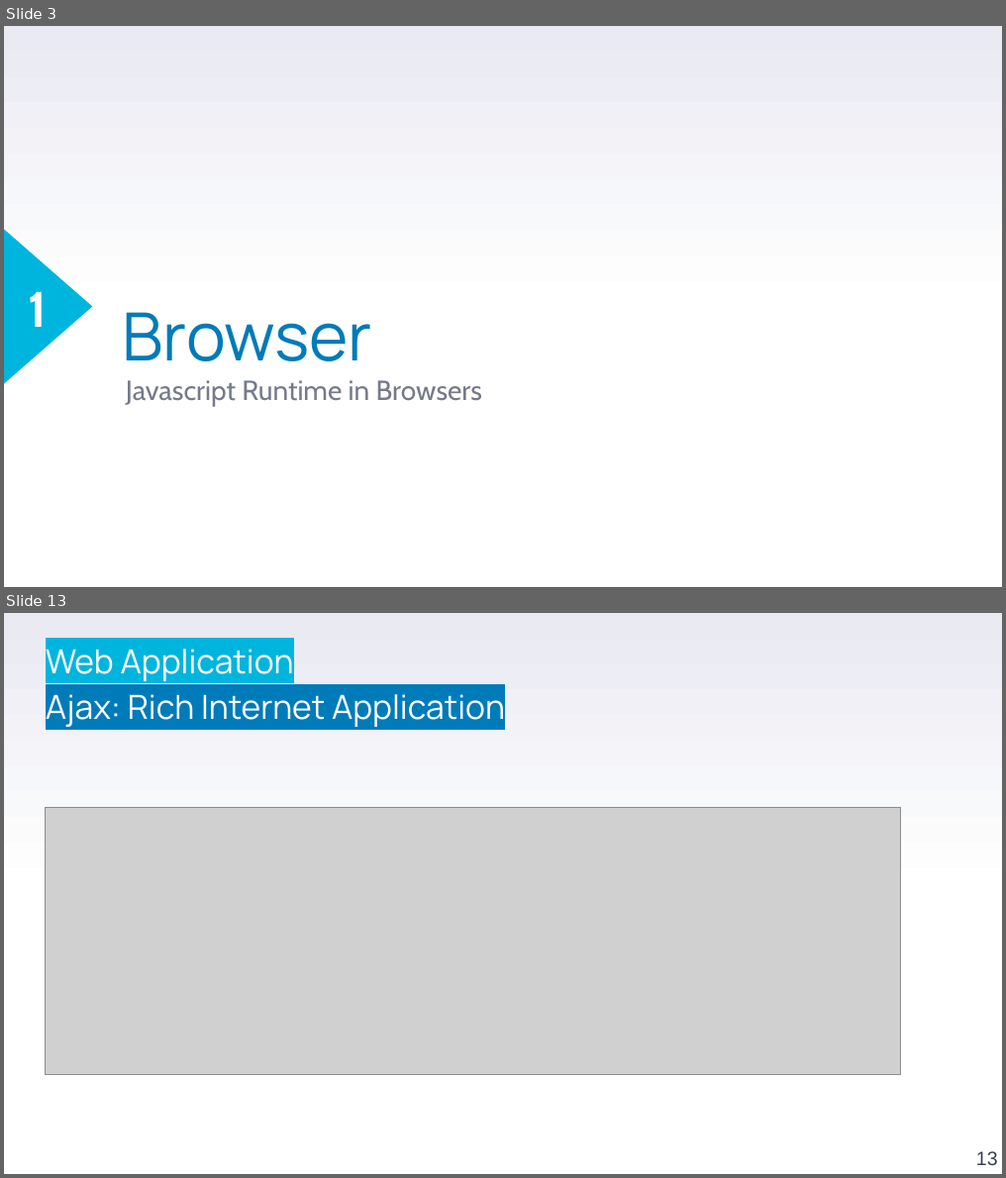
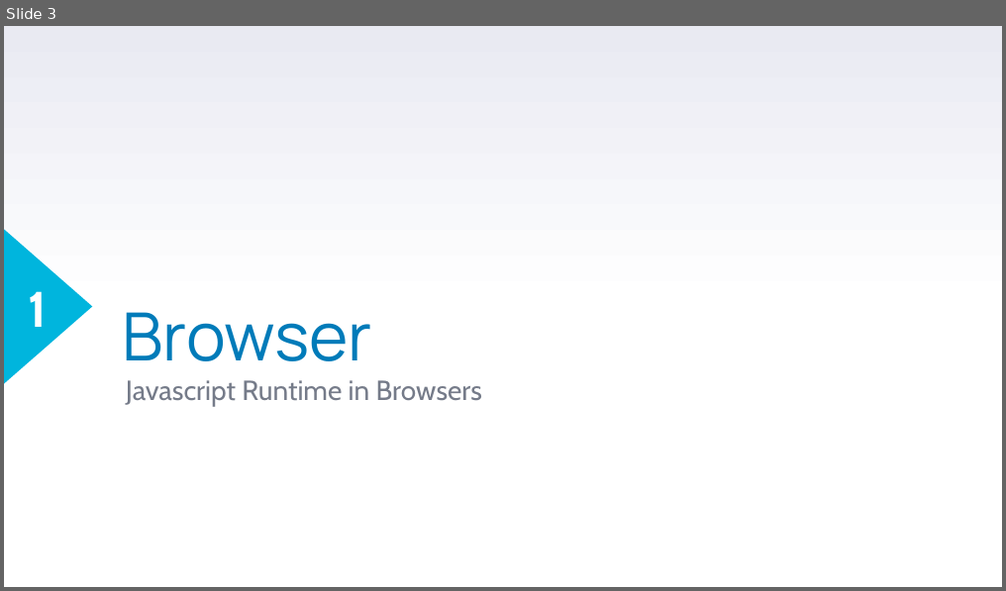
Before and after one commit to stefanofiorenza/KNITS, a slide deck: Programs/Trainings/01-FE/BasicJS/KNITS-Syntax.pptx. Shown one above the other, each under a label of ours: slides 3 and 13 before the commit, slide 3 after it; the slides between them are not shown. The pictures are 1006x1178 and 1006x591 pixels, drawn with LibreOffice and Linux fonts; fonts in the diff are those of the drawing; grey boxes stand for pictures; background and template pictures are left out. Boxes give left, top, right and bottom in pixels: in the first picture for what was removed or moved away, otherwise in the second. Text is boxed around its words. In the diff, an @@ line names an element or a change of style, - is before the commit and + after.

```diff
--- a/Programs/Trainings/01-FE/BasicJS/KNITS-Syntax.pptx
+++ b/Programs/Trainings/01-FE/BasicJS/KNITS-Syntax.pptx
@@ slide 13 removed at (x1=4, y1=613, x2=1002, y2=1174), background gradient #FFFFFF to #E9EAF2 @@
@@ text removed at (x1=46, y1=649, x2=505, y2=727) @@
-Web Application
-Ajax: Rich Internet Application
@@ picture removed at (x1=46, y1=808, x2=901, y2=1075) @@
@@ page number removed at (x1=976, y1=1152, x2=998, y2=1165) @@
-13
```
Also in this commit, not shown: 1 slide changed, 18 slides added, 43 other slides removed, 7 other files.
